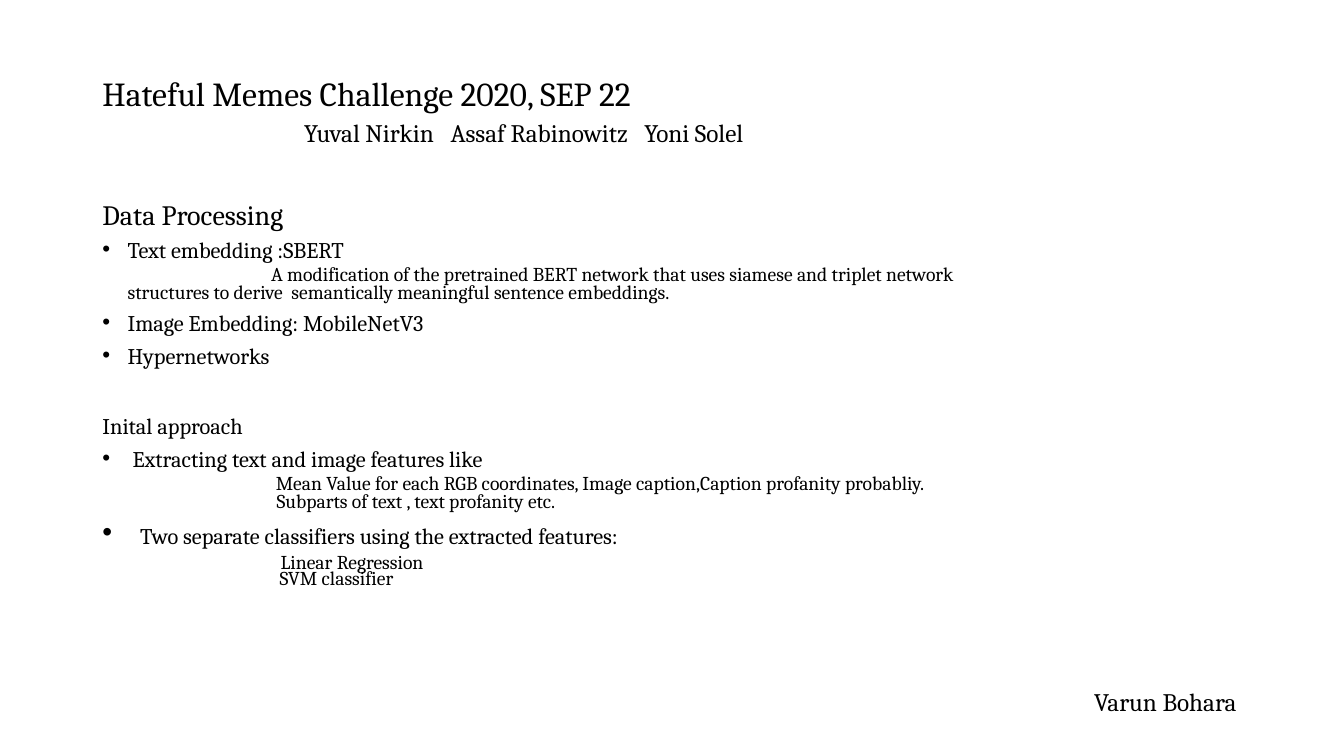
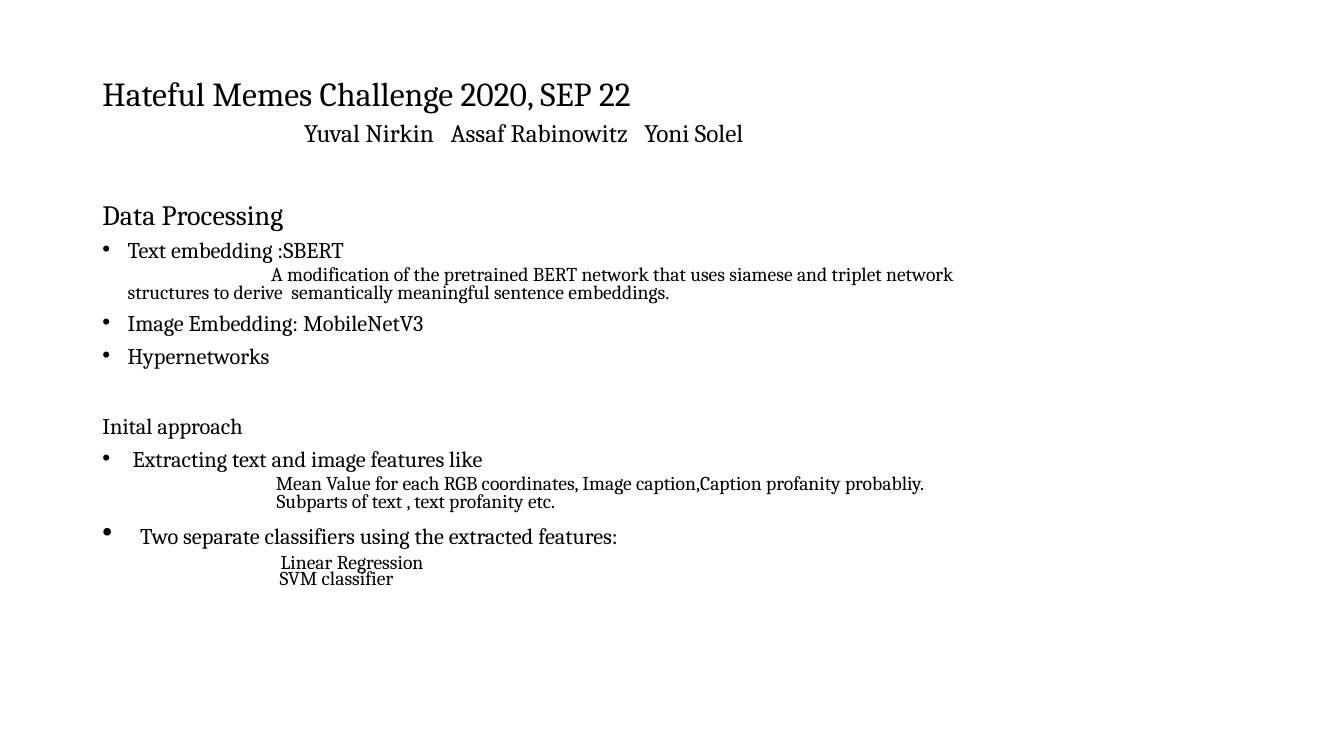
Before and after one commit to VarunBohara/Mini-Project-Documents, a slide deck: slide 15 of Literature Survey.pptx. Drawn at 1344x756 pixels with LibreOffice and Linux fonts; fonts in the diff are those of the drawing. Boxes give left, top, right and bottom in pixels: in the first picture for what was removed or moved away, otherwise in the second. Text is boxed around its words. In the diff, an @@ line names an element or a change of style, - is before the commit and + after.

```diff
--- a/Literature Survey.pptx
+++ b/Literature Survey.pptx
@@ text removed at <box>1094,693,1237,711</box> @@
-Varun Bohara
```
Also in this commit, not shown: 2 other slides changed.
